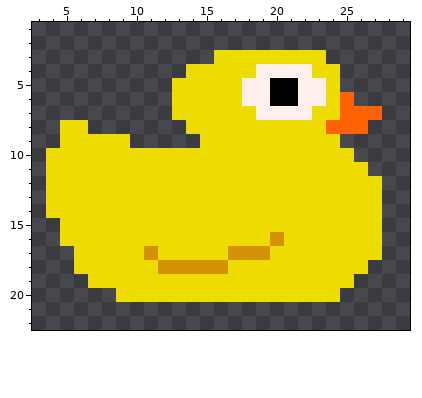
File history of a pixel-art sprite, packages/nouns-img-permutator/assets/layer-3/head-ducky.png. Above, as it was before the edit.
The file is 32x32 pixels. Shown: x 3..29, y 1..22.
New version:
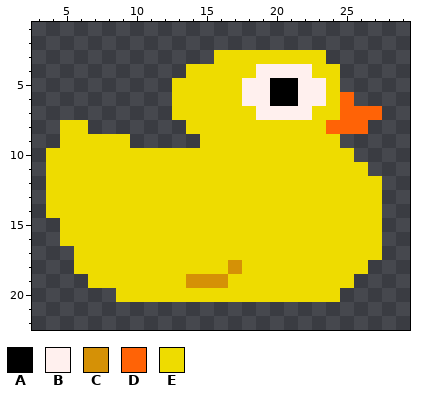
Palette (. is transparent): A #000000  B #fff0ee  C #d59106  D #ff6306  E #eedc00
The edit:
{"y":16,"x":20,"old":"C","new":"E"}
{"y":17,"x":11,"old":"C","new":"E"}
{"y":17,"x":17,"old":"CCC","new":"EEE"}
{"y":18,"x":12,"old":"CCCCCE","new":"EEEEEC"}
{"y":19,"x":14,"old":"EEE","new":"CCC"}
{"label":"changed","picture_box":[144,232,284,288]}
